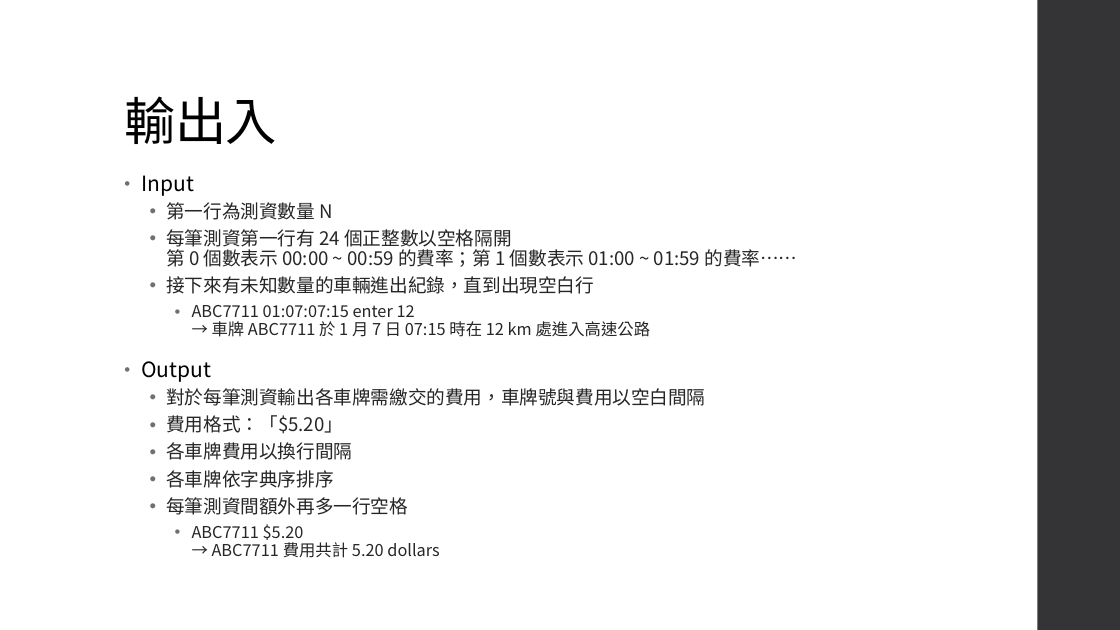
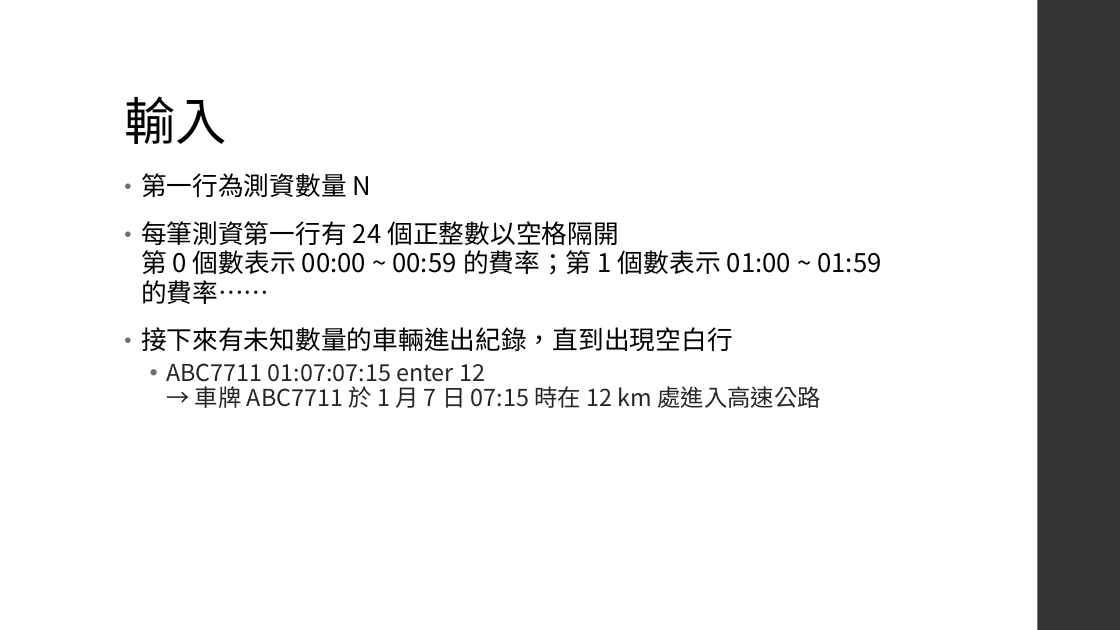
Before and after one commit to an920107/programming, a slide deck: slide 4 of C++/程設專題/reports/10138 CVDII.pptx (slide 3 before the commit). Drawn at 1120x630 pixels with LibreOffice and Linux fonts; fonts in the diff are those of the drawing. Boxes give left, top, right and bottom in pixels: in the first picture for what was removed or moved away, otherwise in the second. Text is boxed around its words. In the diff, an @@ line names an element or a change of style, - is before the commit and + after.

```diff
--- a/C++/程設專題/reports/10138 CVDII.pptx
+++ b/C++/程設專題/reports/10138 CVDII.pptx
@@ title at (124,96,226,144): text changed @@
-輸出入
+輸入
@@ text "第一行為測資數量 N" at (141,173,881,408): size 16 to 22 pt, text colour #262626 to #000000, letter spacing 0 to 0.1 pt in "第一行為測資數量 N", "每筆測資第一行有 24 個正整數以空格隔開 第 0 個數表示 00:00 ...", "接下來有未知數量的車輛進出紀錄，直到出現空白行"; size 14 to 20 pt in "ABC7711 01:07:07:15 enter 12 → 車牌 ABC7711 ..."; list level 2 to 1 in "第一行為測資數量 N"; line spacing 0.9 to 0.95; list level 2 to 1 in "每筆測資第一行有 24 個正整數以空格隔開 第 0 ..."; list level 2 to 1 in "接下來有未知數量的車輛進出紀錄，直到出現空白行"; list level 3 to 2 in "ABC7711 01:07:07:15 enter 12 → ..." @@
@@ text at (141,175,194,196): paragraph removed @@
-• Input
@@ text at (141,361,705,558): paragraphs removed @@
-• Output
-  • 對於每筆測資輸出各車牌需繳交的費用，車牌號與費用以空白間隔
-  • 費用格式：「$5.20」
-  • 各車牌費用以換行間隔
-  • 各車牌依字典序排序
-  • 每筆測資間額外再多一行空格
-    • ABC7711 $5.20
-      → ABC7711 費用共計 5.20 dollars
```
Also in this commit, not shown: 2 other slides changed, 3 slides added.
